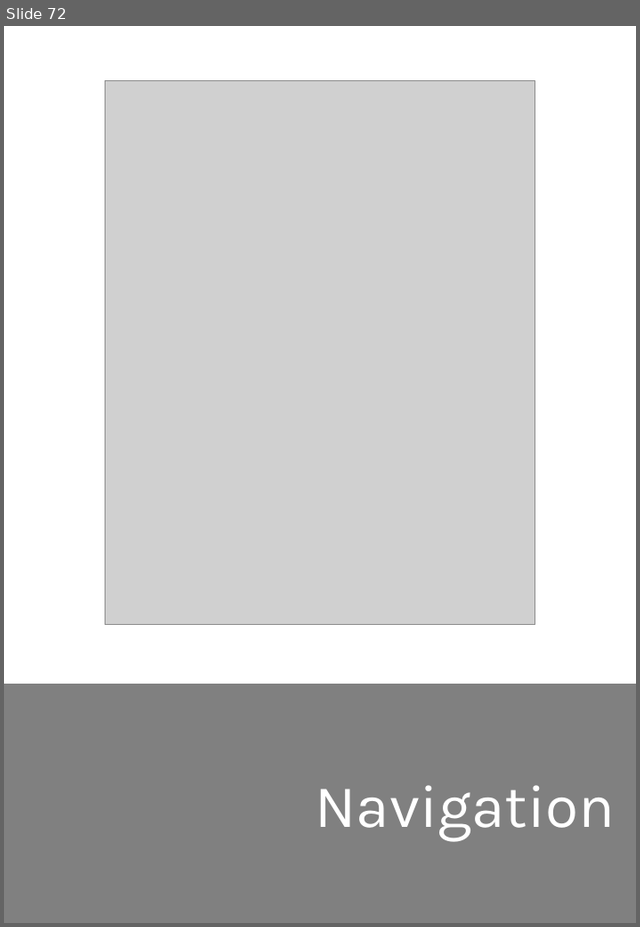
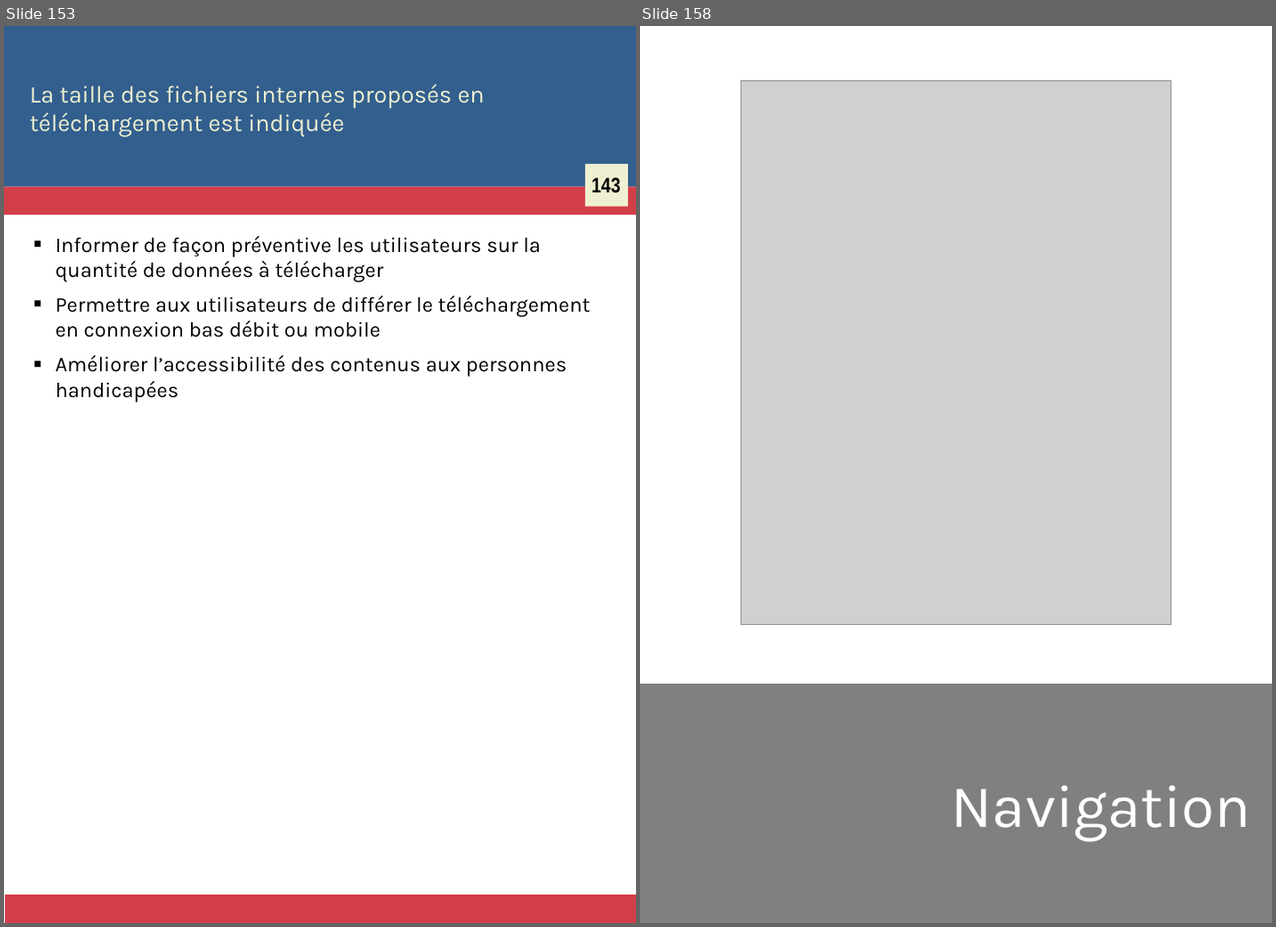
Before and after one commit to Zigazou/bonnes-pratiques-illustrees, a slide deck: bonnes-pratiques.odp. Shown side by side, each under a label of ours: slide 72 before the commit, slides 153 and 158 after it; the slides between them are not shown. The pictures are 640x927 and 1276x927 pixels, drawn with LibreOffice and Linux fonts; fonts in the diff are those of the drawing; grey boxes stand for pictures. Boxes give left, top, right and bottom in pixels: in the first picture for what was removed or moved away, otherwise in the second. Text is boxed around its words. In the diff, an @@ line names an element or a change of style, - is before the commit and + after.

```diff
--- a/bonnes-pratiques.odp
+++ b/bonnes-pratiques.odp
@@ slide 153 added at bbox=[4, 26, 636, 923], background #FFFFFF @@
@@ rectangle added at bbox=[4, 26, 636, 186], fill #325F8E @@
@@ title added at bbox=[30, 84, 485, 137], 16 pt, text #EFF0D1 @@
+La taille des fichiers internes proposés en téléchargement est indiquée
@@ rectangle added at bbox=[585, 164, 627, 206], fill #EFF0D1 @@
@@ text added at bbox=[591, 177, 620, 193], 14 pt, text #000000, bold @@
+143
@@ rectangle added at bbox=[4, 186, 636, 215], fill #D33F49 @@
@@ text added at bbox=[56, 236, 591, 402], 14 pt, text #000000 @@
+■ Informer de façon préventive les utilisateurs sur la quantité de données à télécharger
+■ Permettre aux utilisateurs de différer le téléchargement en connexion bas débit ou mobile
+■ Améliorer l’accessibilité des contenus aux personnes handicapées
@@ rectangle added at bbox=[5, 894, 636, 922], fill #D33F49 @@
@@ what was slide 72 is now slide 158 @@
```
Also in this commit, not shown: 61 slides changed, 179 other slides added, 1 slide removed, 14 other files.
